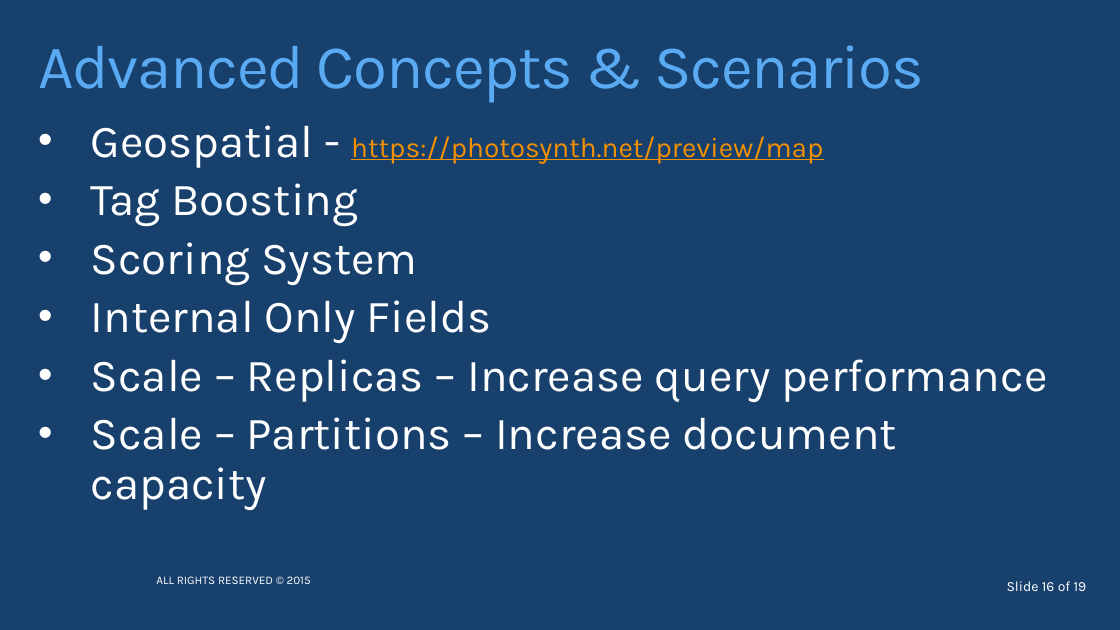
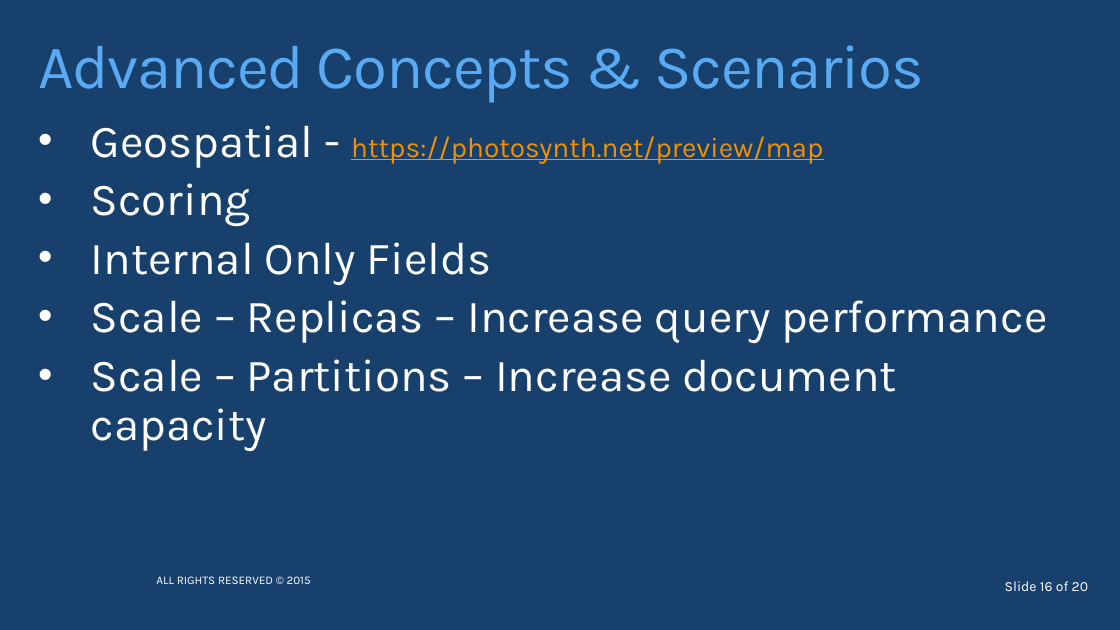
Before and after one commit to timgabrhel/NewCC2015.AzureSearch, a slide deck: slide 16 of NewCC2015.AzureSearch.pptx. Drawn at 1120x630 pixels with LibreOffice and Linux fonts; fonts in the diff are those of the drawing; background and template pictures are left out. Boxes give left, top, right and bottom in pixels: in the first picture for what was removed or moved away, otherwise in the second. Text is boxed around its words. In the diff, an @@ line names an element or a change of style, - is before the commit and + after.

```diff
--- a/NewCC2015.AzureSearch.pptx
+++ b/NewCC2015.AzureSearch.pptx
@@ text at bbox=[91, 183, 251, 227]: text changed @@
-• Tag Boosting
-• Scoring System
+• Scoring
@@ text at bbox=[1005, 581, 1088, 591]: text changed @@
-Slide 16 of 19
+Slide 16 of 20
```
Also in this commit, not shown: 7 other slides changed, 1 slide added, 1 other file.
